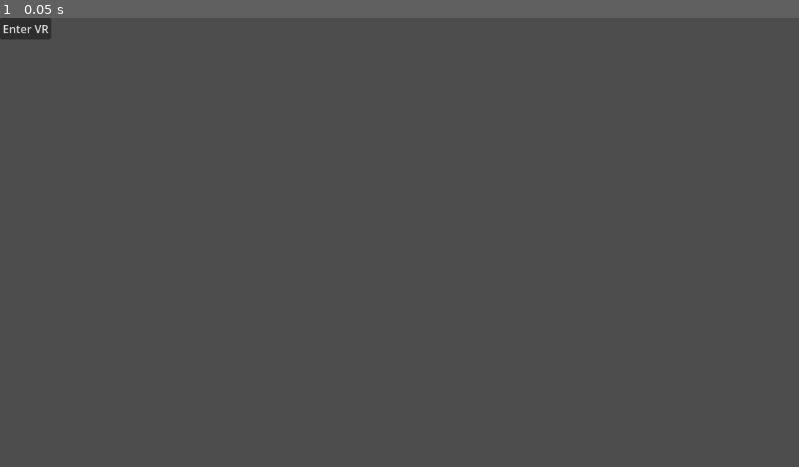
Above: before the commit, frame 1.
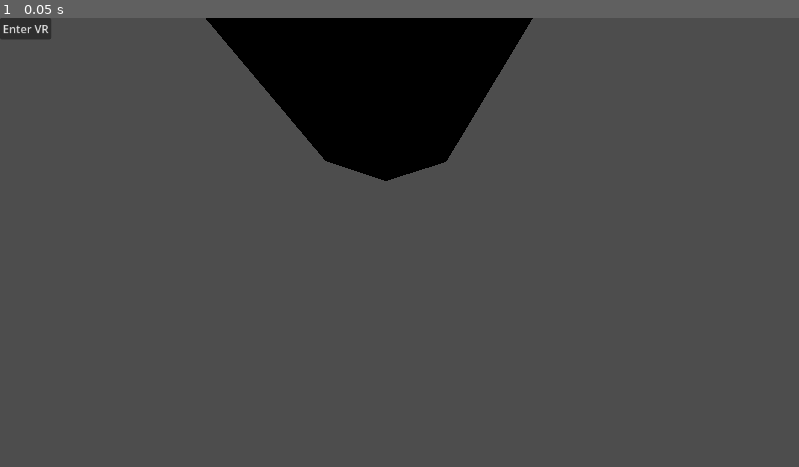
Above: after the commit, the same moment.

Repository: Michal1004/rwr
Game: Godot game, scene res://main.tscn
Two runs of this game, one before a commit and one after it. Both use one fixed random seed, a clock stepped at 60 frames per second and the inputs below.
Inputs:
- Up to frame 1 (0.05 s): no input

The runs differ from the first frame. In frame 1, 9.3% of the frame differs, in the area x 25-67%, y 0-37%.

Commit message:
Dodanie dloni

Diff:
--- a/project_files/main.tscn
+++ b/project_files/main.tscn
@@ -1,4 +1,7 @@
 [gd_scene format=3 uid="uid://cqow47bch5ocs"]
+
+[ext_resource type="PackedScene" uid="uid://clsdopoafd6jf" path="res://assets/models/hand_left.glb" id="1_0xm2m"]
+[ext_resource type="PackedScene" uid="uid://cnjofvw53ikdq" path="res://assets/models/hand_right.glb" id="2_h2yge"]
 
 [sub_resource type="BoxMesh" id="BoxMesh_7dm0k"]
 size = Vector3(0.1, 0.1, 0.1)
@@ -11,18 +14,31 @@
 [node name="XROrigin3D" type="XROrigin3D" parent="." unique_id=1095657731]
 
 [node name="XRCamera3D" type="XRCamera3D" parent="XROrigin3D" unique_id=1545483951]
+transform = Transform3D(1, 0, 0, 0, 1, 0, 0, 0, 1, 0.017983317, -0.12181568, 0.06600666)
 
 [node name="LeftController" type="XRController3D" parent="XROrigin3D" unique_id=334753170]
+transform = Transform3D(1, 0, 0, 0, 1, 0, 0, 0, 1, -0.21306649, 0, 0.2605585)
 tracker = &"left_hand"
 
 [node name="MeshInstance3D" type="MeshInstance3D" parent="XROrigin3D/LeftController" unique_id=1496738026]
 mesh = SubResource("BoxMesh_7dm0k")
 
+[node name="Node3D HandLeftRoot" type="Node3D" parent="XROrigin3D/LeftController" unique_id=1611050035]
+
+[node name="hand_left" parent="XROrigin3D/LeftController/Node3D HandLeftRoot" unique_id=735399360 instance=ExtResource("1_0xm2m")]
+transform = Transform3D(1, 0, 0, 0, 1, 0, 0, 0, 1, -0.2916114, -0.4364888, 0.1717856)
+
 [node name="RightController" type="XRController3D" parent="XROrigin3D" unique_id=1445229272]
 tracker = &"right_hand"
 
 [node name="MeshInstance3D" type="MeshInstance3D" parent="XROrigin3D/RightController" unique_id=314137826]
+transform = Transform3D(1, 0, 0, 0, 1, 0, 0, 0, 1, 0.041434526, -0.11833525, 0.05102873)
 mesh = SubResource("BoxMesh_ig7tw")
+
+[node name="Node3D HandRightRoot" type="Node3D" parent="XROrigin3D/RightController" unique_id=140452139]
+
+[node name="hand_right" parent="XROrigin3D/RightController/Node3D HandRightRoot" unique_id=822245146 instance=ExtResource("2_h2yge")]
+transform = Transform3D(1, 0, 0, 0, 1, 0, 0, 0, 1, -0.8365482, -0.28837925, 0.5393046)
 
 [node name="CanvasLayer" type="CanvasLayer" parent="." unique_id=225138735]
 
Binary file added: project_files/assets/models/hand_left.glb
Not shown, added: project_files/assets/models/hand_left.glb.import
Binary file added: project_files/assets/models/hand_right.glb
Not shown, added: project_files/assets/models/hand_right.glb.import
